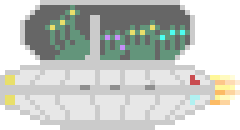
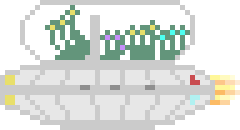
Layers edited between the first and the second 240x130 image:
painted on "Layer 1" over [25, 5, 190, 60]
